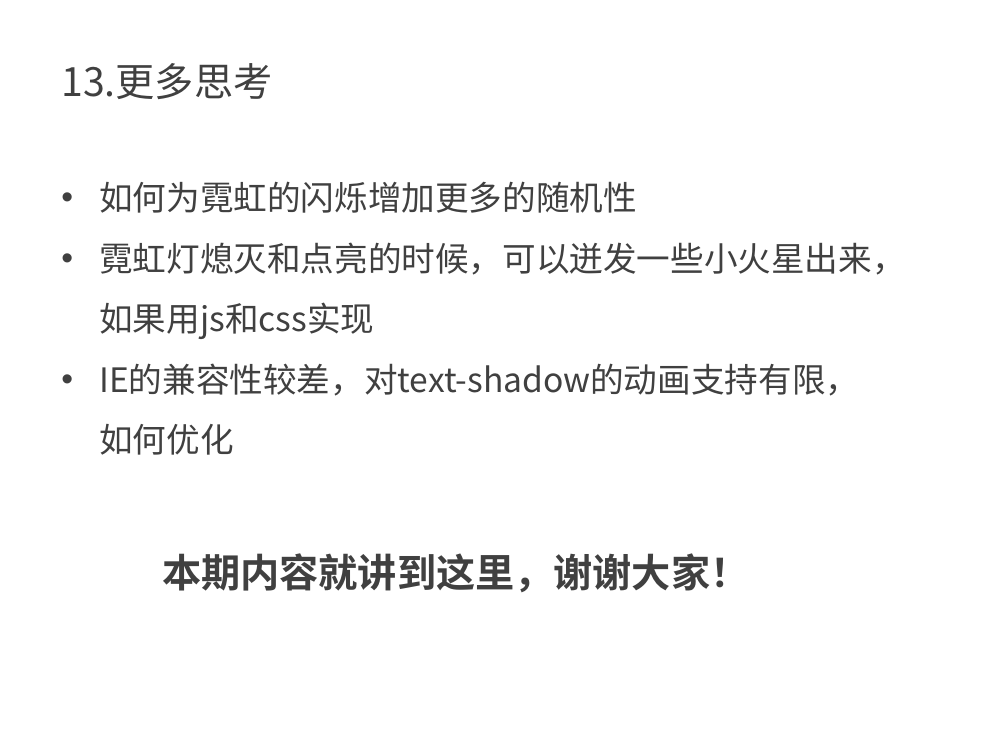
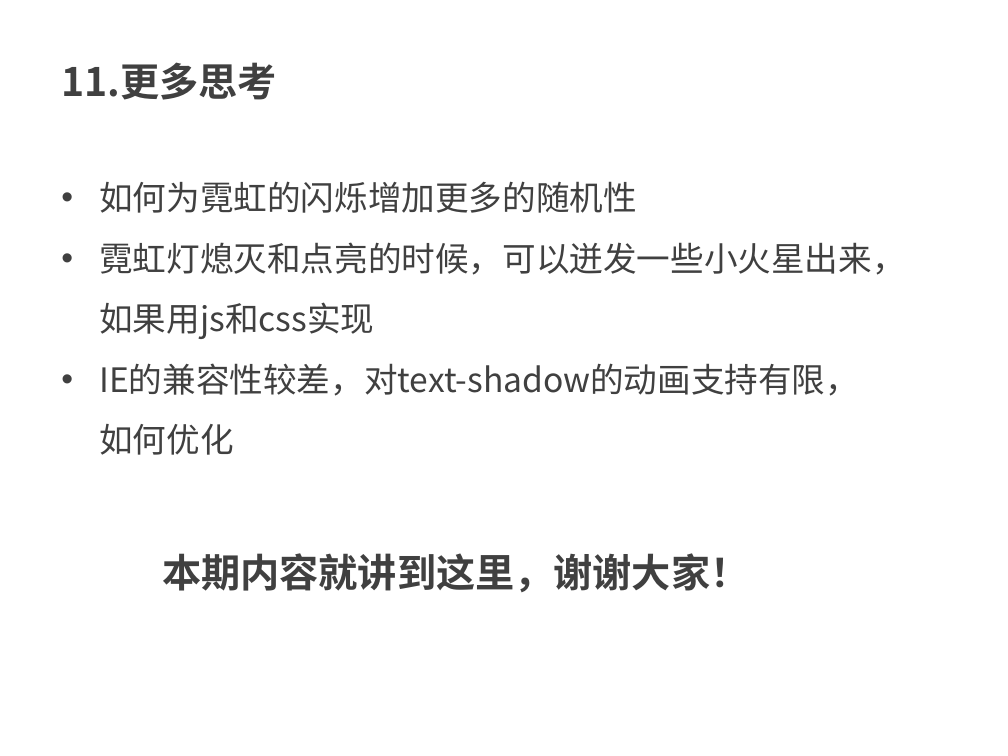
Before and after one commit to kong66/webAni, a slide deck: slide 35 of 7-neon2/neon2.pptx (slide 18 before the commit). Drawn at 1008x756 pixels with LibreOffice and Linux fonts; fonts in the diff are those of the drawing. Boxes give left, top, right and bottom in pixels: in the first picture for what was removed or moved away, otherwise in the second. Text is boxed around its words. In the diff, an @@ line names an element or a change of style, - is before the commit and + after.

```diff
--- a/7-neon2/neon2.pptx
+++ b/7-neon2/neon2.pptx
@@ text at (x1=61, y1=62, x2=277, y2=100): text changed; bold on @@
-13.更多思考
+11.更多思考
```
Also in this commit, not shown: 12 other slides changed, 21 slides added, 6 slides removed, 4 other files.
